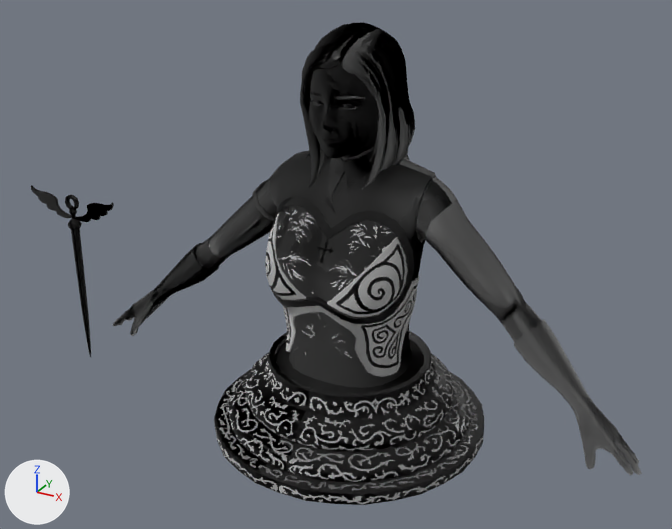
The FBX model Assets/_Model/Unit/cleric.fbx as it was, and as the next commit left it.
Rendered twice from a camera (50 mm lens) standing at (1.51, -2.86, 2.11) and looking at (-0.06, 0.0, 0.69). The lights are fixed; the arrows at lower left show +X, +Y and +Z. Where no turn or scale is listed for an object, it has been applied to the vertices. Vertices at the same position are counted once.

Objects in the first picture: 'cleric_accessories', 'cleric_base', 'pedestal'.
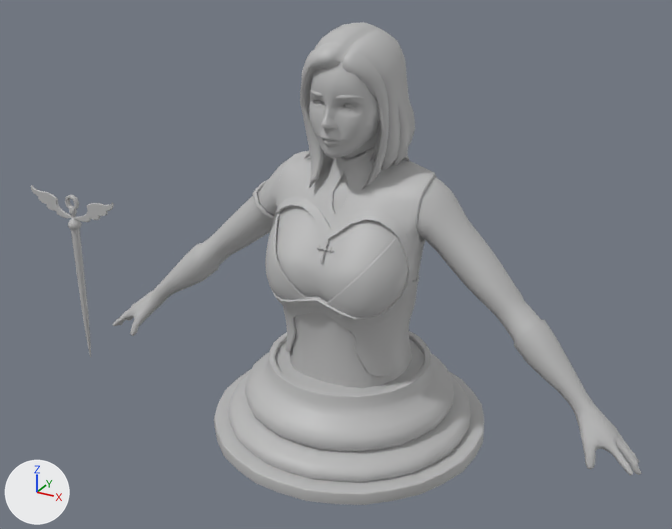
Location of each change, [x1, y1, x2, y2] in pixels of the pictures (672 x 529 px):
'cleric_base', recoloured, shading changed
    both: [113, 22, 642, 475]
'pedestal', recoloured
    both: [214, 331, 484, 505]
'cleric_accessories', recoloured
    both: [31, 180, 420, 377]

What changed in the scene script:
```text
Add mat_lambert1:
    mat_lambert1 = principled_material('lambert1')
    mat_lambert1.base_color = (0.5, 0.5, 0.5)  # grey #bcbcbc
Change me_mesh_002:
    where me_mesh_002.from_pydata(...)  # 641 vertices, 624 faces; spans x -0.542..0.542, y -0.542..0.542, z 0.0..0.313
    remove me_mesh_002.materials.append(mat_pedestal_material)
    add me_mesh_002.materials.append(mat_lambert1)  # grey #bcbcbc
Change me_mesh:
    where me_mesh.from_pydata(...)  # 4547 vertices, 4499 faces; spans x -1.16..1.16, y -0.27..0.28, z 0.18..1.59
    used by ob_cleric_base; location = (0.0, 0.0, 0.0)
    remove me_mesh.materials.append(mat_cleric_base_material)
    me_mesh part 1: its shading normals changed
    add me_mesh.materials.append(mat_lambert1)  # grey #bcbcbc
Change me_mesh_001:
    where me_mesh_001.from_pydata(...)  # 1513 vertices, 1424 faces; spans x -1.46..0.29, y -0.28..0.19, z 0.05..0.97
    remove me_mesh_001.materials.append(mat_cleric_accessories_material)
    add me_mesh_001.materials.append(mat_lambert1)  # grey #bcbcbc
```
